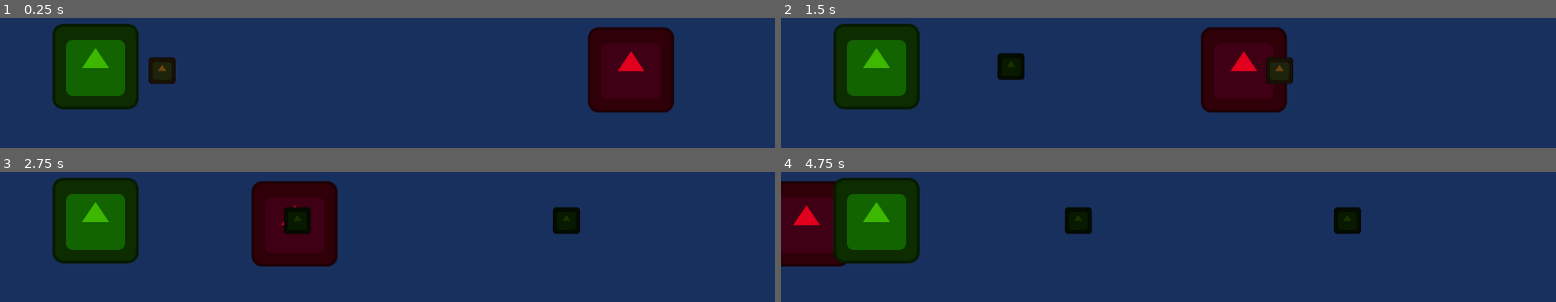
Above: before the commit, frames 1-4 (two rows, left to right).
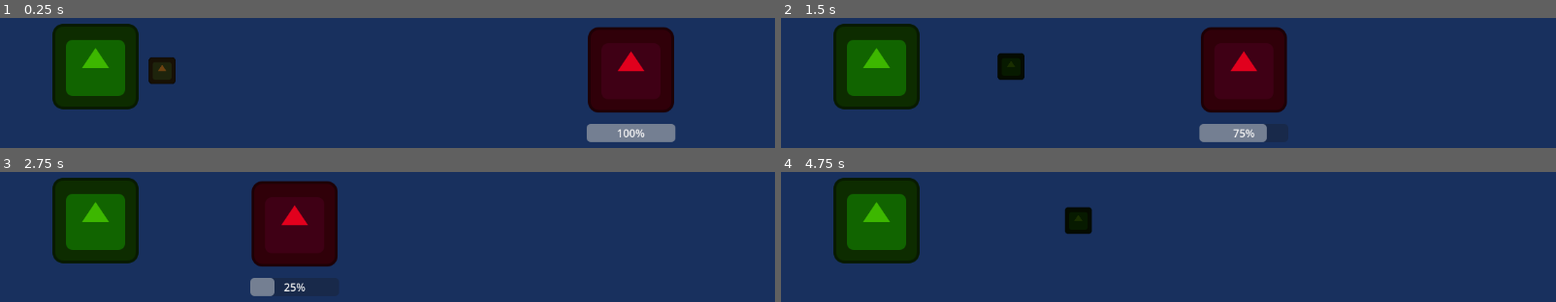
Above: after the commit, the same moments.

Repository: kenwillg/godot-components-learning
Game: Godot game, scene res://src/main.tscn
Two runs of this game, one before a commit and one after it. Both use one fixed random seed, a clock stepped at 60 frames per second and the inputs below. The engine's default icon, where the game draws it, is replaced by a stand-in: a white triangle on a blue panel in a dark square.
Inputs:
- Up to frame 1 (0.25 s): no input
- Up to frame 2 (1.5 s): no input
- Up to frame 3 (2.75 s): no input
- Up to frame 4 (4.75 s): no input

The runs differ from the first frame. In frame 1, 1.6% of the frame differs, in the area x 75-88%, y 81-96%; in frame 2, 1.9%; in frame 3, 2.0%; in frame 4, 5.2%, in the area x 0-75%, y 6-73%.

Commit message:
contracts done

Diff:
--- a/src/fish.gd
+++ /dev/null
@@ -1,7 +0,0 @@
-extends CharacterBody2D
-
-@export var SPEED:= -200
-
-func _physics_process(delta: float) -> void:
-	velocity = Vector2(SPEED, 0)
-	move_and_slide()
--- /dev/null
+++ b/src/fish/fish.gd
@@ -0,0 +1,20 @@
+extends CharacterBody2D
+@onready var progress_bar: ProgressBar = %ProgressBar
+
+@export var SPEED:= -200
+@export var health:= 100
+
+func _ready():
+	progress_bar.max_value = health
+	progress_bar.value = health
+
+func _physics_process(delta: float) -> void:
+	velocity = Vector2(SPEED, 0)
+	move_and_slide()
+
+func take_damage(damage: float):
+	health -= damage
+	progress_bar.value = health
+
+	if health <= 0:
+		queue_free();
--- /dev/null
+++ b/src/fish/fish.tscn
@@ -0,0 +1,25 @@
+[gd_scene load_steps=4 format=3 uid="uid://chhgmyqpak00r"]
+
+[ext_resource type="Script" uid="uid://hdwskrv86svi" path="res://src/fish/fish.gd" id="1_50vmv"]
+[ext_resource type="Texture2D" uid="uid://rk1an538fvbi" path="res://icon.svg" id="2_qef01"]
+
+[sub_resource type="CapsuleShape2D" id="CapsuleShape2D_3cfgd"]
+radius = 62.0
+height = 128.0
+
+[node name="Fish" type="CharacterBody2D"]
+script = ExtResource("1_50vmv")
+
+[node name="Sprite2D" type="Sprite2D" parent="."]
+modulate = Color(0.881982, 0, 0.113214, 1)
+texture = ExtResource("2_qef01")
+
+[node name="CollisionShape2D" type="CollisionShape2D" parent="."]
+shape = SubResource("CapsuleShape2D_3cfgd")
+
+[node name="ProgressBar" type="ProgressBar" parent="."]
+unique_name_in_owner = true
+offset_left = -66.0
+offset_top = 81.0
+offset_right = 66.0
+offset_bottom = 108.0
--- a/src/main.tscn
+++ b/src/main.tscn
@@ -1,15 +1,11 @@
-[gd_scene load_steps=7 format=3 uid="uid://3ul5qd8ag8g4"]
+[gd_scene load_steps=6 format=3 uid="uid://3ul5qd8ag8g4"]
 
+[ext_resource type="PackedScene" uid="uid://chhgmyqpak00r" path="res://src/fish/fish.tscn" id="1_3cfgd"]
 [ext_resource type="Texture2D" uid="uid://rk1an538fvbi" path="res://icon.svg" id="1_gh0ne"]
-[ext_resource type="Script" uid="uid://hdwskrv86svi" path="res://src/fish.gd" id="2_5q4o7"]
 [ext_resource type="PackedScene" uid="uid://dprwukmm3bx1i" path="res://src/projectile/projectile.tscn" id="3_3cfgd"]
 [ext_resource type="Script" uid="uid://bnkwmsi2a0rqy" path="res://src/tower/tower.gd" id="3_5q4o7"]
 
 [sub_resource type="CanvasTexture" id="CanvasTexture_3cfgd"]
-
-[sub_resource type="CapsuleShape2D" id="CapsuleShape2D_3cfgd"]
-radius = 62.0
-height = 128.0
 
 [node name="Main" type="Node"]
 
@@ -19,16 +15,8 @@
 scale = Vector2(1152.5, 648.5)
 texture = SubResource("CanvasTexture_3cfgd")
 
-[node name="Fish" type="CharacterBody2D" parent="."]
+[node name="Fish" parent="." instance=ExtResource("1_3cfgd")]
 position = Vector2(988, 251)
-script = ExtResource("2_5q4o7")
-
-[node name="Fish" type="Sprite2D" parent="Fish"]
-modulate = Color(0.881982, 0, 0.113214, 1)
-texture = ExtResource("1_gh0ne")
-
-[node name="CollisionShape2D" type="CollisionShape2D" parent="Fish"]
-shape = SubResource("CapsuleShape2D_3cfgd")
 
 [node name="Projectile" parent="." instance=ExtResource("3_3cfgd")]
 position = Vector2(141, 252)
--- a/src/projectile/projectile.gd
+++ b/src/projectile/projectile.gd
@@ -1,9 +1,12 @@
 extends Sprite2D
 
 @export var SPEED:= 400
+@export var damage:= 25
 
 func _physics_process(delta: float) -> void:
 	global_position += Vector2(SPEED * delta, 0)
 
 func _on_area_2d_body_entered(body: Node2D) -> void:
-	print("hit!")
+	if body.has_method("take_damage"):
+		body.take_damage(damage)
+		queue_free()
Renamed: src/fish.gd.uid -> src/fish/fish.gd.uid
